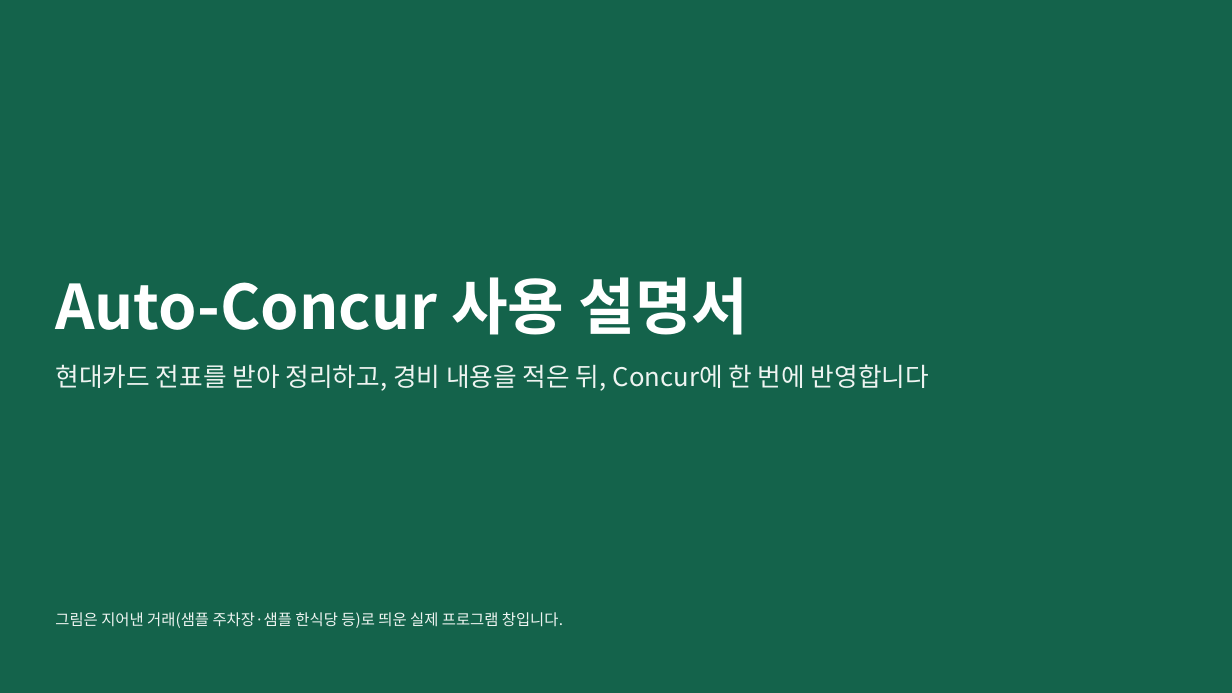
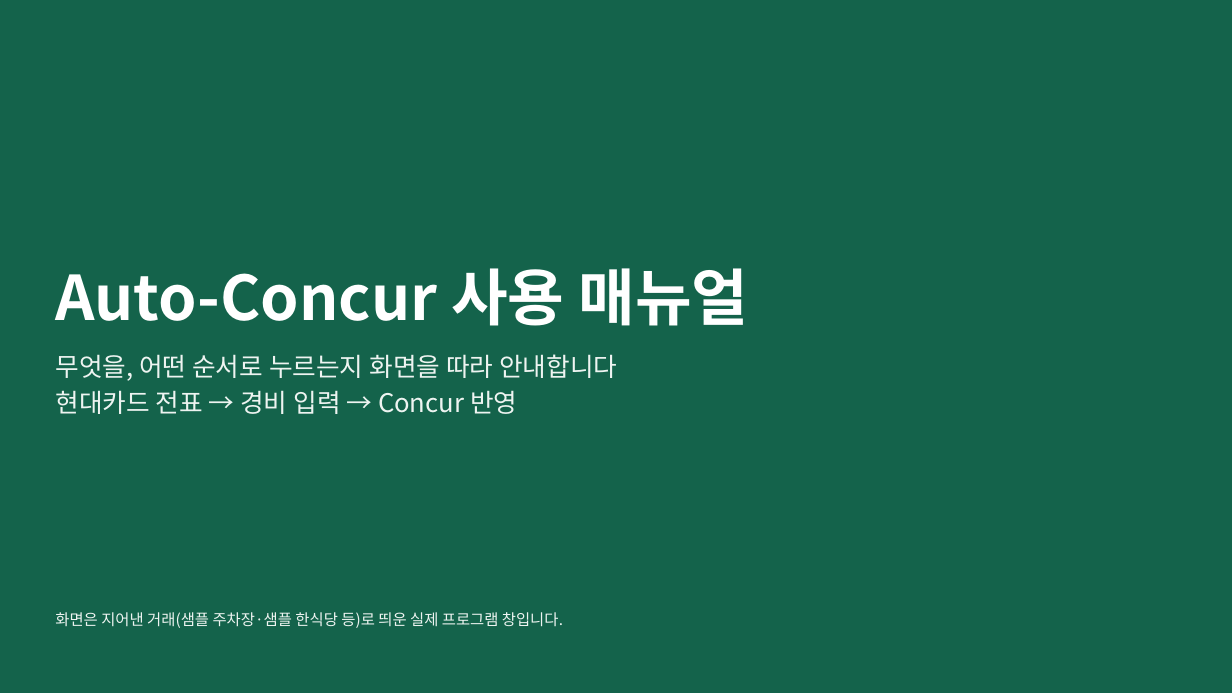
Before and after one commit to oks9924/Auto-Concur, a slide deck: slide 1 of docs/manual.pptx. Drawn at 1232x693 pixels with LibreOffice and Linux fonts; fonts in the diff are those of the drawing. Boxes give left, top, right and bottom in pixels: in the first picture for what was removed or moved away, otherwise in the second. Text is boxed around its words. In the diff, an @@ line names an element or a change of style, - is before the commit and + after.

```diff
--- a/docs/manual.pptx
+++ b/docs/manual.pptx
@@ title at [55,268,749,326]: text changed @@
-Auto-Concur 사용 설명서
+Auto-Concur 사용 매뉴얼
@@ text at [55,354,617,414]: text changed @@
-현대카드 전표를 받아 정리하고, 경비 내용을 적은 뒤, Concur에 한 번에 반영합니다
+무엇을, 어떤 순서로 누르는지 화면을 따라 안내합니다
+현대카드 전표 → 경비 입력 → Concur 반영
@@ text at [55,612,563,628]: text changed @@
-그림은 지어낸 거래(샘플 주차장·샘플 한식당 등)로 띄운 실제 프로그램 창입니다.
+화면은 지어낸 거래(샘플 주차장·샘플 한식당 등)로 띄운 실제 프로그램 창입니다.
```
Also in this commit, not shown: 9 other slides changed, 11 slides added, 9 slides removed.
